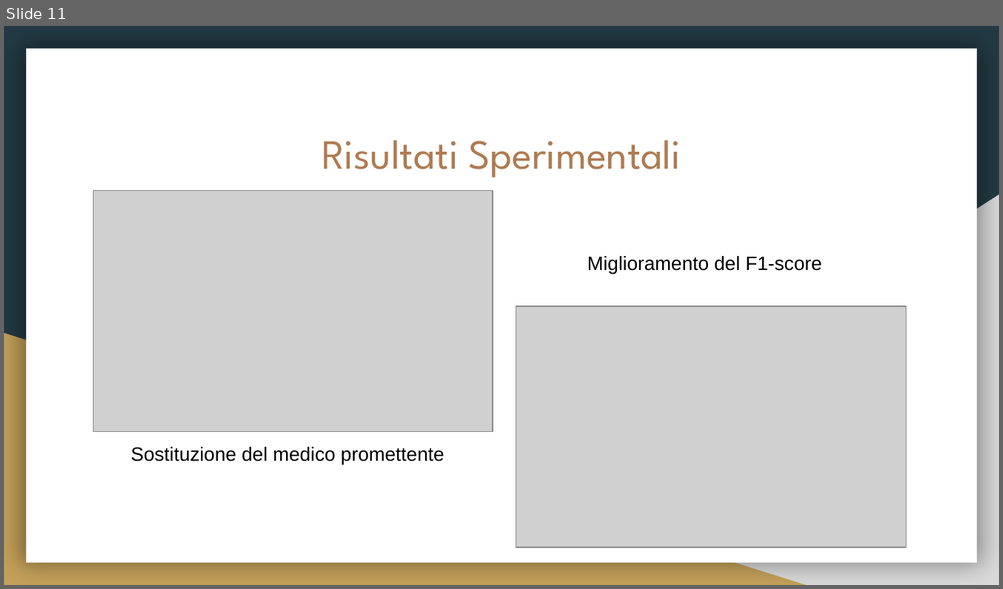
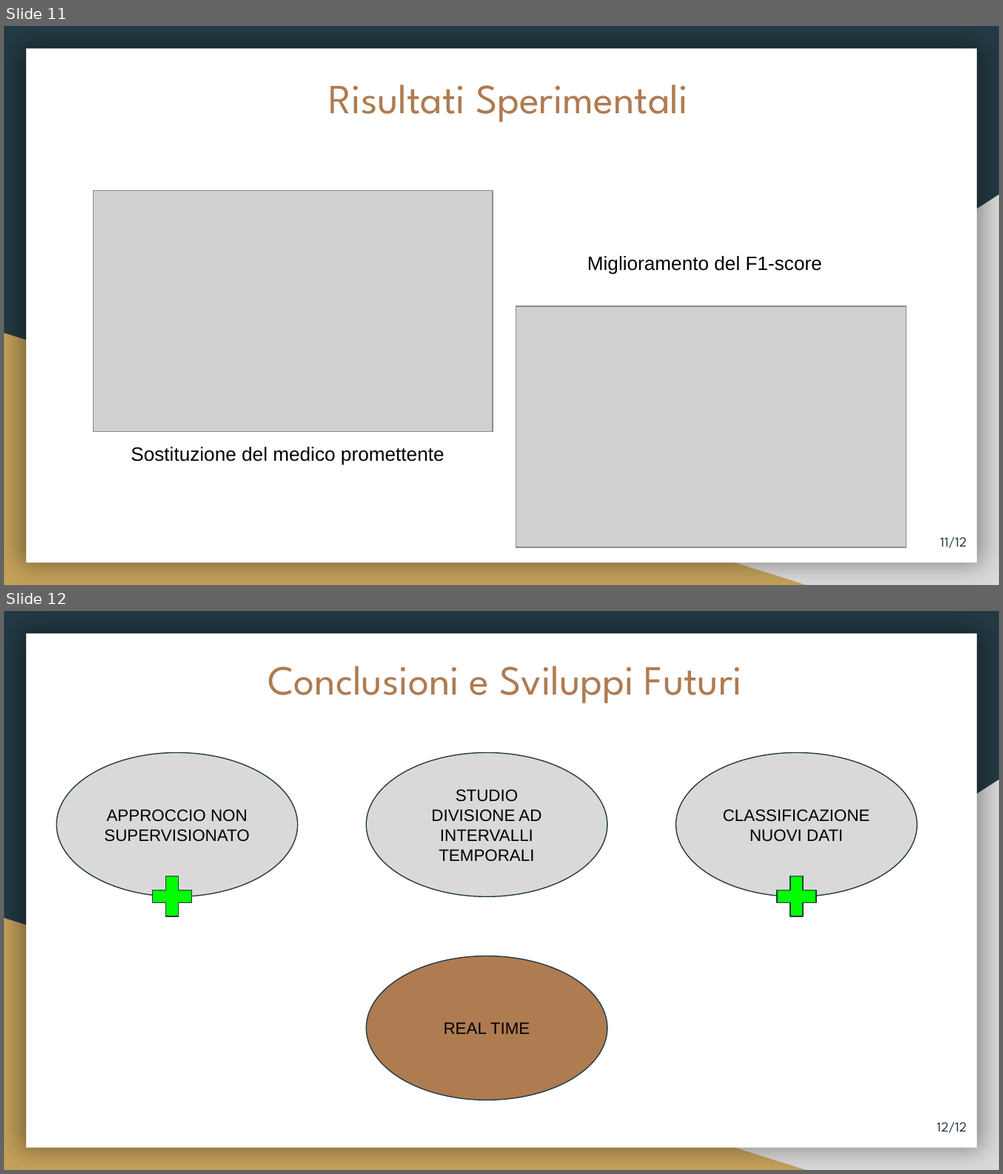
Before and after one commit to fuserale/tesi, a slide deck: tex_tesi/Apprendimento non supervisionato per l’identificazione di contesti di Freezing of Gait (FOG) in pazienti affetti da Morbo di Parkinson.pptx. Shown one above the other, each under a label of ours: slide 11 before the commit, slides 11 and 12 after it. The pictures are 1003x589 and 1003x1174 pixels, drawn with LibreOffice and Linux fonts; fonts in the diff are those of the drawing; grey boxes stand for pictures. Boxes give left, top, right and bottom in pixels: in the first picture for what was removed or moved away, otherwise in the second. Text is boxed around its words. In the diff, an @@ line names an element or a change of style, - is before the commit and + after.

```diff
--- a/tex_tesi/Apprendimento non supervisionato per l’identificazione di contesti di Freezing of Gait (FOG) in pazienti affetti da Morbo di Parkinson.pptx
+++ b/tex_tesi/Apprendimento non supervisionato per l’identificazione di contesti di Freezing of Gait (FOG) in pazienti affetti da Morbo di Parkinson.pptx
@@ slide 12 added at bbox=[4, 611, 999, 1170], background #233A44; not listed: 3 template elements that a slide beside it also shows @@
@@ title added at bbox=[268, 666, 742, 703], 30 pt, text #AF7B51 @@
+Conclusioni e Sviluppi Futuri
@@ ellipse added at bbox=[57, 753, 297, 897], fill #D9D9D9, outline #233A44 0.75 pt, 12 pt, text #000000 @@
+APPROCCIO NON SUPERVISIONATO
@@ ellipse added at bbox=[366, 753, 606, 897], fill #D9D9D9, outline #233A44 0.75 pt, 12 pt, text #000000 @@
+STUDIO DIVISIONE AD INTERVALLI TEMPORALI
@@ ellipse added at bbox=[675, 753, 916, 897], fill #D9D9D9, outline #233A44 0.75 pt, 12 pt, text #000000 @@
+CLASSIFICAZIONE NUOVI DATI
@@ plus sign added at bbox=[145, 869, 199, 923], fill #00FF00, outline #233A44 0.75 pt @@
@@ plus sign added at bbox=[770, 869, 823, 923], fill #00FF00, outline #233A44 0.75 pt @@
@@ ellipse added at bbox=[366, 956, 606, 1100], fill #AF7B51, outline #233A44 0.75 pt, 12 pt, text #000000 @@
+REAL TIME
@@ page number added at bbox=[936, 1122, 966, 1133], 10 pt, text #233A44 @@
+12/12
@@ slide 11 changed as well @@
@@ title "Risultati Sperimentali": place and size @@
-title "Risultati Sperimentali" at bbox=[321, 140, 681, 178]
+title "Risultati Sperimentali" at bbox=[329, 84, 688, 122]
@@ page number added at bbox=[940, 537, 967, 548], 10 pt, text #233A44 @@
+11/12
```
Also in this commit, not shown: 6 other slides changed, 4 other slides added, 5 slides removed.
